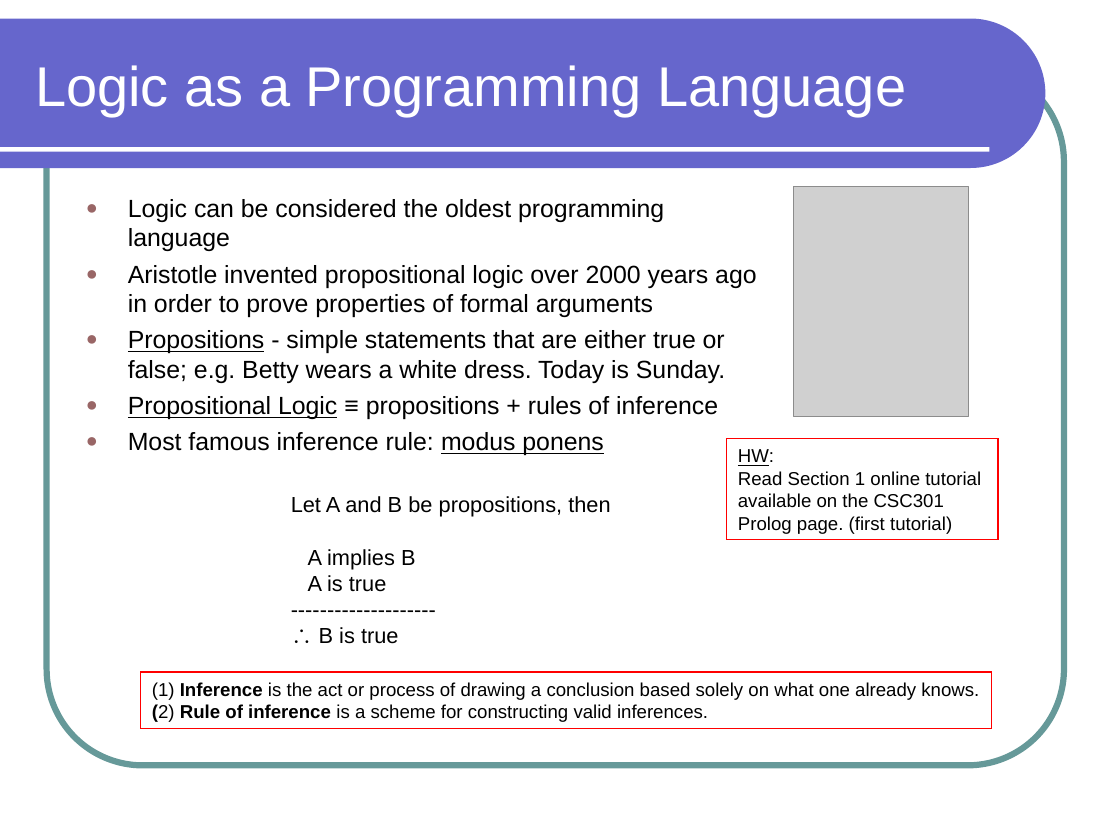
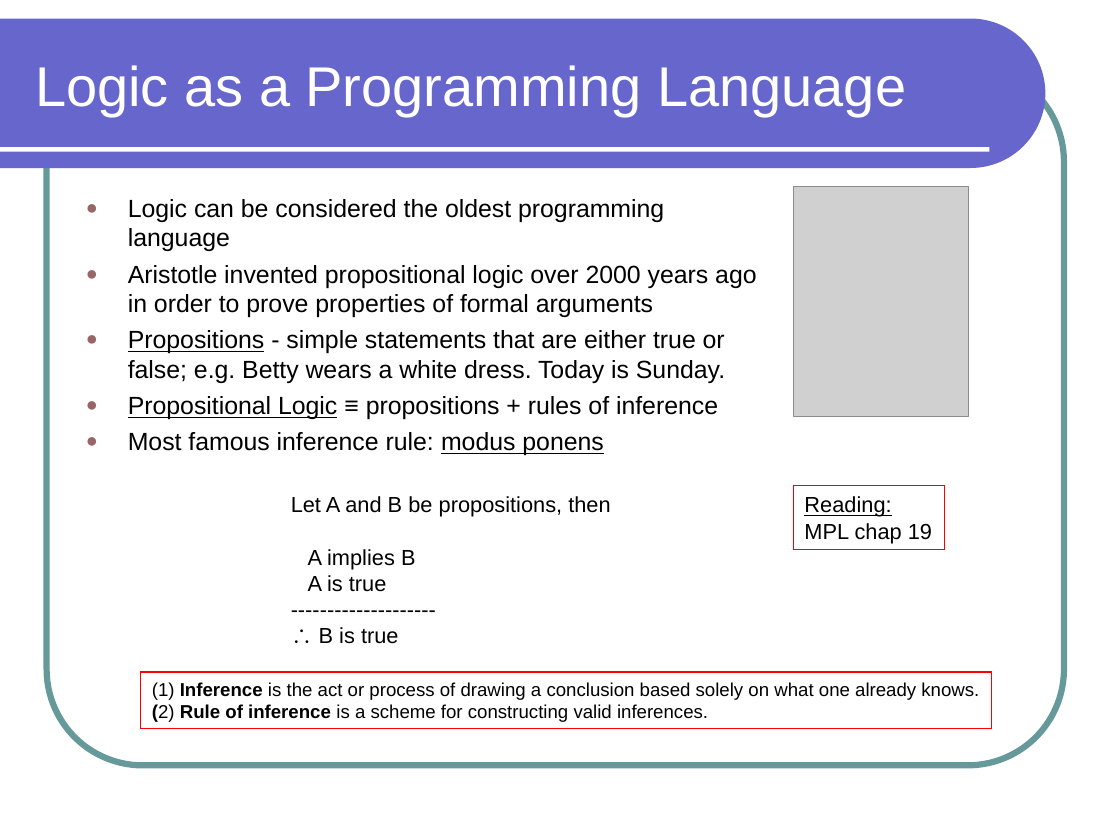
Before and after one commit to lutzhamel/CSC301, a slide deck: slide 1 of notes/csc301-ln020.ppt. Drawn at 1120x840 pixels with LibreOffice and Linux fonts; fonts in the diff are those of the drawing; grey boxes stand for pictures. Boxes give left, top, right and bottom in pixels: in the first picture for what was removed or moved away, otherwise in the second. Text is boxed around its words. In the diff, an @@ line names an element or a change of style, - is before the commit and + after.

```diff
--- a/notes/csc301-ln020.ppt
+++ b/notes/csc301-ln020.ppt
@@ rectangle "Reading:": place and size @@
-rectangle "Reading:" at (727,439,998,540)
+rectangle "Reading:" at (793,485,944,549)
@@ text in rectangle at (804,496,932,543): text changed; size 12 to 14 pt @@
-HW:
-Read Section 1 online tutorial
-available on the CSC301
-Prolog page. (first tutorial)
+Reading:
+MPL chap 19
```
Also in this commit, not shown: 5 other slides changed, 1 slide added, 1 other file.
